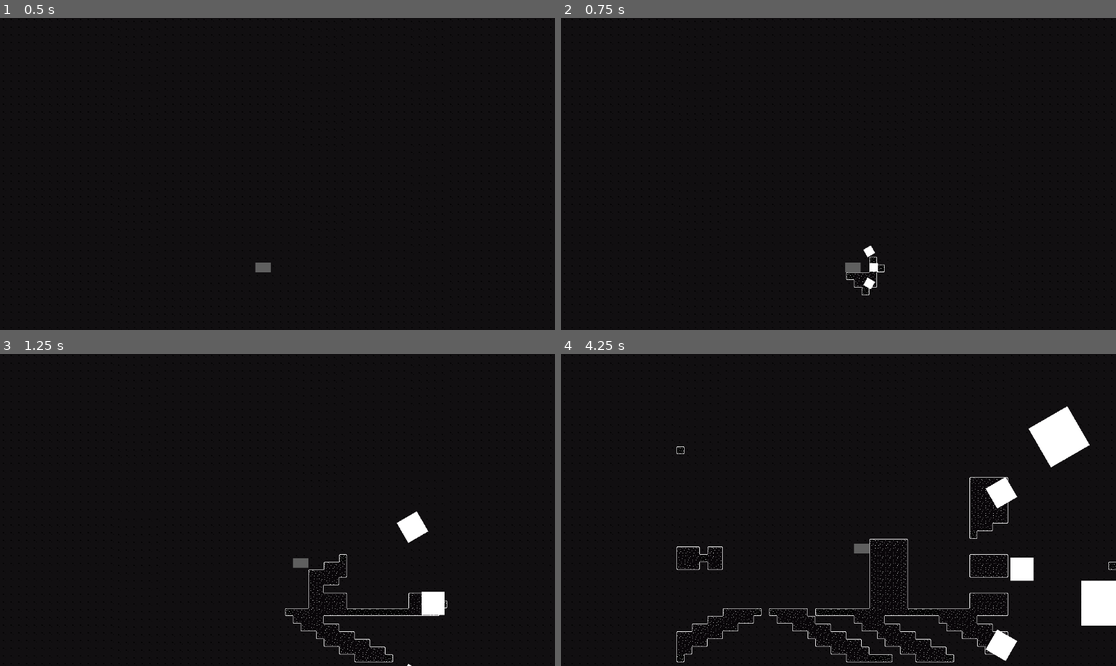
Above: before the commit, frames 1-4 (two rows, left to right).
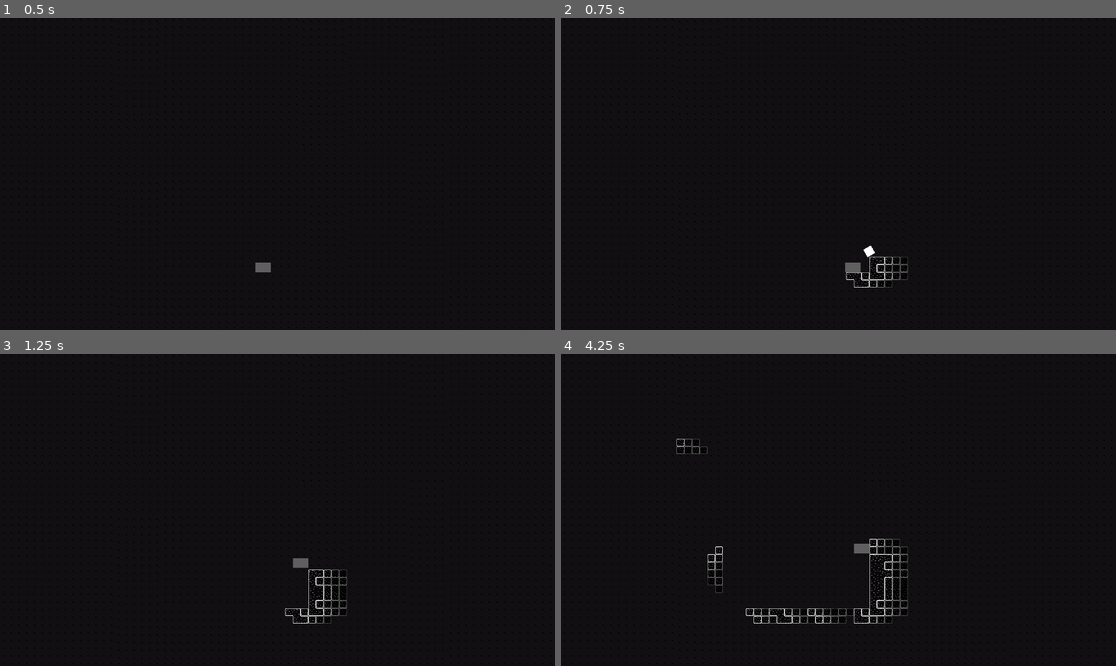
Above: after the commit, the same moments.

Repository: Jemoctopus/echobat
Game: Godot game, scene res://scenes/level.tscn
Same seed, same stepped clock (60 frames per second), same inputs: the game is played once before the commit and once after it. The project has no main scene, so this scene is started directly.
Inputs:
- Up to frame 1 (0.5 s): no input
- Up to frame 2 (0.75 s): hold Right (ui_right) from 0.53 s (still down); tap Space (fire_soundwave) at 0.6 s
- Up to frame 3 (1.25 s): keep holding Right (ui_right); tap Up (ui_up) at 0.77 s
- Up to frame 4 (4.25 s): tap Space (fire_soundwave) every 0.75 s from 1.35 to 3.6 s; tap Up (ui_up) at 1.52, 3.02, 3.77 s; release Right (ui_right) at 2.03 s; hold Left (ui_left) 2.03-2.78 s; hold Right (ui_right) from 2.78 s (still down)

Frame 1 is identical in both runs. In frame 2, 0.3% of the frame differs, in the area x 53-63%, y 76-89%; in frame 3, 1.4%; in frame 4, 5.3%, in the area x 20-100%, y 16-99%.

Commit message:
tilemap gradient version 1

Diff:
--- a/echobat/project.godot
+++ b/echobat/project.godot
@@ -17,6 +17,7 @@
 [global_group]
 
 tilemaps=""
+level_manager="lets the items access the level_manager screen"
 
 [input]
 
--- a/echobat/scenes/level.tscn
+++ b/echobat/scenes/level.tscn
@@ -1,5 +1,6 @@
 [gd_scene format=4 uid="uid://u6477hf2vu76"]
 
+[ext_resource type="Script" uid="uid://b1e5vcwg1n1lu" path="res://scenes/level_manager.gd" id="1_mx8sn"]
 [ext_resource type="TileSet" uid="uid://ipq3ntsaslmw" path="res://assets/test_tile_set.tres" id="1_w7c3h"]
 [ext_resource type="Texture2D" uid="uid://c2ikbra1ek4qu" path="res://assets/tilemap_test.png" id="1_w8frs"]
 [ext_resource type="PackedScene" uid="uid://cmmnirqgtvea2" path="res://scenes/bat_player.tscn" id="2_w8frs"]
@@ -79,7 +80,8 @@
 [sub_resource type="TileSet" id="TileSet_ppgk2"]
 sources/0 = SubResource("TileSetAtlasSource_mx8sn")
 
-[node name="Node2D" type="Node2D" unique_id=1181368112]
+[node name="Node2D" type="Node2D" unique_id=1181368112 groups=["level_manager"]]
+script = ExtResource("1_mx8sn")
 
 [node name="Tilemaps" type="Node2D" parent="." unique_id=1979730493]
 
--- /dev/null
+++ b/echobat/scenes/level_manager.gd
@@ -0,0 +1,25 @@
+extends Node2D
+
+var cell_list = []
+var cell_test = 0
+var atlas_coord_test = Vector2i(0, 0)
+var tilemap: TileMapLayer
+
+# Called when the node enters the scene tree for the first time.
+func _ready() -> void:
+	tilemap = get_tree().get_first_node_in_group("tilemaps")
+
+
+# Called every frame. 'delta' is the elapsed time since the previous frame.
+func _process(delta: float) -> void:
+	pass
+
+
+func cell_reset_timer(cell_list) -> void:
+	await get_tree().create_timer(5.0).timeout
+
+
+
+func reset_cell(cell_list) -> void:
+	for tile in cell_list:
+		tilemap.set_cell(tile, cell_test, atlas_coord_test)
--- a/echobat/scenes/soundwave.tscn
+++ b/echobat/scenes/soundwave.tscn
@@ -5,8 +5,9 @@
 [sub_resource type="CircleShape2D" id="CircleShape2D_5eq6b"]
 radius = 5.0990195
 
-[node name="Node2D" type="Node2D" unique_id=1746745061]
+[node name="Node2D" type="Node2D" unique_id=1746745061 node_paths=PackedStringArray("timer_despawner")]
 script = ExtResource("1_5eq6b")
+timer_despawner = NodePath("limited time")
 
 [node name="ColorRect" type="ColorRect" parent="." unique_id=1003094616]
 offset_left = -5.0
@@ -19,5 +20,8 @@
 [node name="CollisionShape2D" type="CollisionShape2D" parent="Area2D" unique_id=1426766321]
 shape = SubResource("CircleShape2D_5eq6b")
 
+[node name="limited time" type="Timer" parent="." unique_id=1824255584]
+
 [connection signal="body_entered" from="Area2D" to="." method="echolocation_detection"]
 [connection signal="body_exited" from="Area2D" to="." method="tilemap_exited"]
+[connection signal="timeout" from="limited time" to="." method="_on_despawner_timeout"]
--- a/echobat/scripts/soundwave.gd
+++ b/echobat/scripts/soundwave.gd
@@ -2,12 +2,32 @@
 
 const SPEED = 500
 
+@export var timer_despawner: Timer
+
+var time_till_despawn = 1.5
 var current_position
 var tilemap: TileMapLayer
+var level_manager: Node2D
 var source_id = 0
 var visible_tile_atlas_id: Vector2i = Vector2i(0, 1)
-var terrain_test = 0
+
+# Terrain Variables
+var terrain_test = {
+	"bright_test" : 0,
+	"fadeout1_test" : 1,
+	"fadeout2_test" : 2,
+	"fadeout3_test" : 3
+	}
 var terrain_set_test = 0
+var terrain_ordering_test  = {
+	0 : "bright_test",
+	1 : "bright_test",
+	2 : "fadeout1_test",
+	3 : "fadeout2_test",
+	4 : "fadeout3_test"
+}## Ordering of the terrain gradient
+var current_terrain_ordering = 0
+
 var go_for: int ## The amount of time the soundwave goes for
 var touching_tiles = false
 
@@ -15,6 +35,8 @@
 # Called when the node enters the scene tree for the first time.
 func _ready() -> void:
 	tilemap = get_tree().get_first_node_in_group("tilemaps")
+	level_manager = get_tree().get_first_node_in_group("level_manager")
+	timer_despawner.start(time_till_despawn)
 
 
 # Called every frame. 'delta' is the elapsed time since the previous frame.
@@ -33,11 +55,31 @@
 
 # Checks the selected cell for a tile, then changes it to visible.
 func tilechecker(cell: Array[Vector2i]) -> void:
-	var used_cells = []
-	for tile in cell:
-		if not tilemap.get_cell_atlas_coords(tile) == Vector2i(-1, -1):
-			used_cells.append(tile)
-	tilemap.set_cells_terrain_connect(used_cells, terrain_set_test, terrain_test, true)
+	if current_terrain_ordering not in terrain_ordering_test:
+		queue_free()
+	else:
+		# Creates new list and then checks if cells are valid, then adds valid cells to the list.
+		var used_cells = []
+		for tile in cell:
+			if not tilemap.get_cell_atlas_coords(tile) == Vector2i(-1, -1):
+				used_cells.append(tile)
+
+		# Create a terrain variable, so the gradient changes
+		var terrain = terrain_ordering_test[current_terrain_ordering]
+		print(current_terrain_ordering)
+		tilemap.set_cells_terrain_connect(used_cells, terrain_set_test, terrain_test[terrain], true)
+		level_manager.cell_reset_timer(used_cells)
+		current_terrain_ordering += 1
+		for tile in used_cells:
+			var neighbour_cells = tilemap.get_surrounding_cells(tile)
+			print(neighbour_cells)
+			print("tiles:", tile)
+			for items in neighbour_cells:
+				print("tiles", items)
+				if items in cell:
+					neighbour_cells.erase(items)
+					print("After erase:", items, tile)
+			tilechecker(neighbour_cells)
 
 
 
@@ -52,3 +94,7 @@
 	if tilemap:
 		if body == tilemap:
 			touching_tiles = false
+
+
+func _on_despawner_timeout() -> void:
+	queue_free()
Not shown, added: echobat/scenes/level_manager.gd.uid
